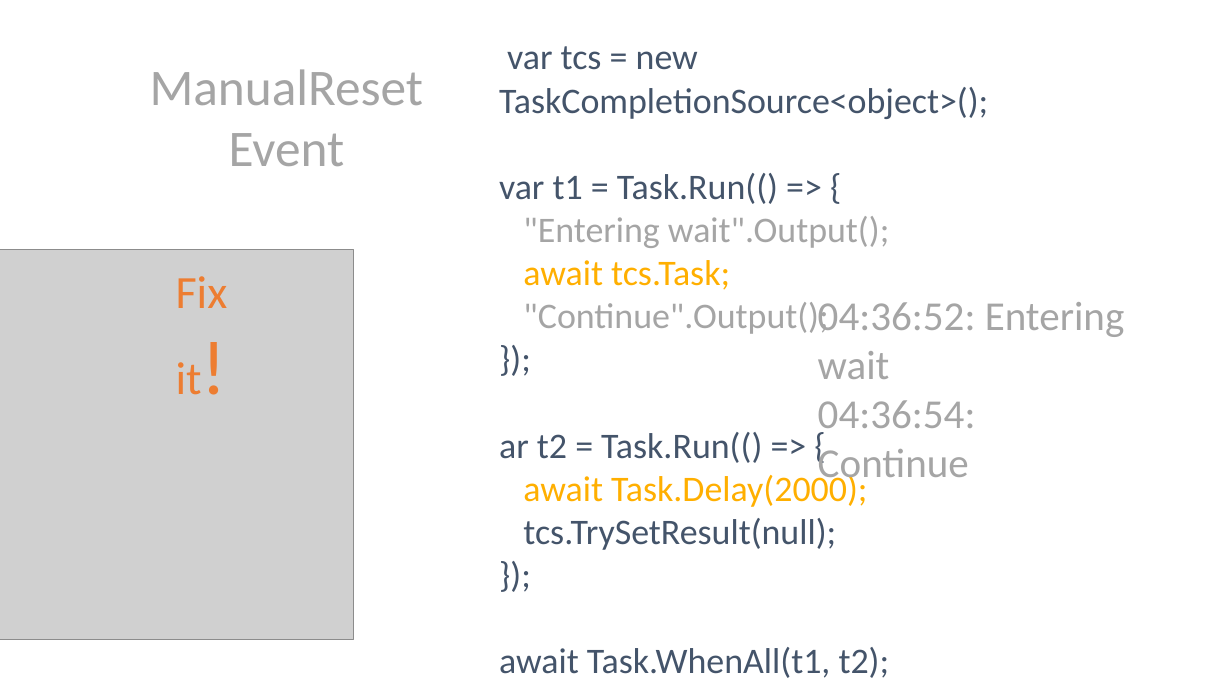
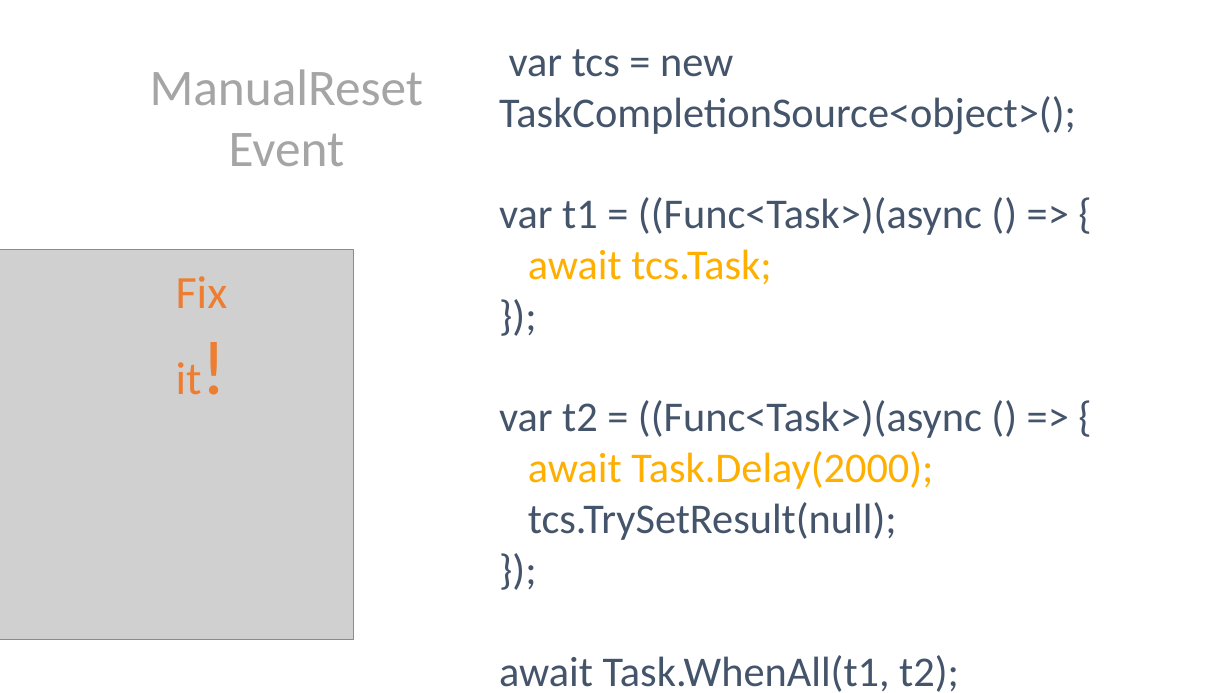
Before and after one commit to danielmarbach/RearchitectTowardsAsyncAwait, a slide deck: slide 40 of presentation.pptx (slide 41 before the commit). Drawn at 1232x693 pixels with LibreOffice and Linux fonts; fonts in the diff are those of the drawing; grey boxes stand for pictures. Boxes give left, top, right and bottom in pixels: in the first picture for what was removed or moved away, otherwise in the second. Text is boxed around its words. In the diff, an @@ line names an element or a change of style, - is before the commit and + after.

```diff
--- a/presentation.pptx
+++ b/presentation.pptx
@@ text at [499, 49, 1076, 692]: size 28 to 33 pt in "var tcs = new TaskCompletionSource<object>();", "await tcs.Task;", "});", "await Task.Delay(2000);" and 3 more places @@
@@ text at [499, 197, 982, 235]: text changed; size 28 to 33 pt; text colour #A5A5A5 to #44546A @@
-var t1 = Task.Run(() => {
-"Entering wait".Output();
+var t1 = ((Func<Task>)(async () => {
@@ text at [523, 302, 828, 334]: paragraph removed @@
-"Continue".Output();
@@ text removed at [818, 302, 1125, 488] @@
-04:36:52: Entering wait
-04:36:54: Continue
@@ text at [499, 400, 982, 438]: text changed; size 28 to 33 pt @@
-ar t2 = Task.Run(() => {
+var t2 = ((Func<Task>)(async () => {
```
Also in this commit, not shown: 17 other slides changed, 8 slides added, 8 slides removed, 1 other file.
